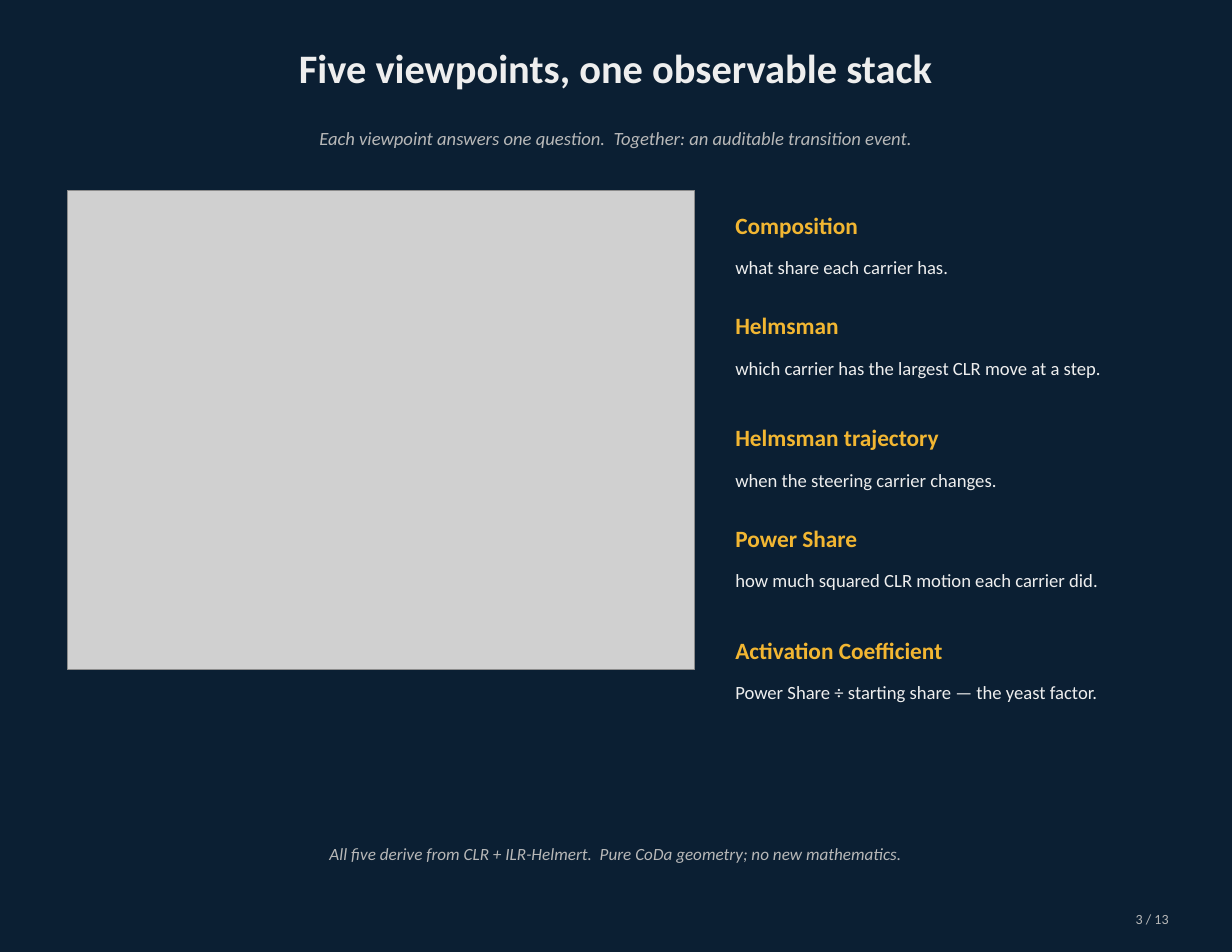
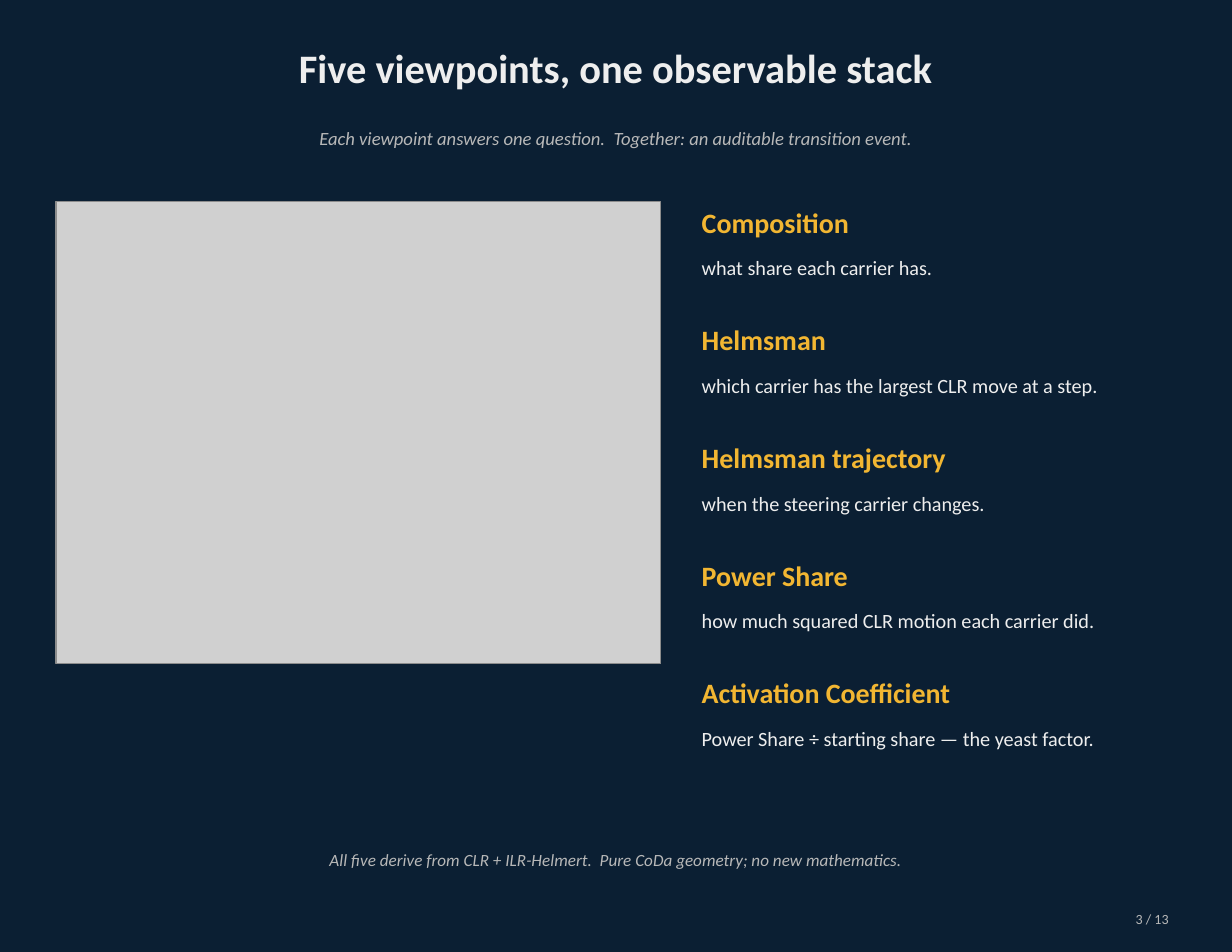
Before and after one commit to PeterHiggins19/higgins-decomposition, a slide deck: slide 3 of CODA-Association/CODAwork2026/data_outputs/CodaWork2026_FinalTalk_13Slide_2026-05-24.pptx. Drawn at 1232x952 pixels with LibreOffice and Linux fonts; fonts in the diff are those of the drawing; grey boxes stand for pictures. Boxes give left, top, right and bottom in pixels: in the first picture for what was removed or moved away, otherwise in the second. Text is boxed around its words. In the diff, an @@ line names an element or a change of style, - is before the commit and + after.

```diff
--- a/CODA-Association/CODAwork2026/data_outputs/CodaWork2026_FinalTalk_13Slide_2026-05-24.pptx
+++ b/CODA-Association/CODAwork2026/data_outputs/CodaWork2026_FinalTalk_13Slide_2026-05-24.pptx
@@ picture: place and size @@
-picture at bbox=[67, 190, 694, 670]
+picture at bbox=[56, 202, 661, 663]
@@ text "Composition": place and size @@
-text "Composition" at bbox=[735, 217, 858, 238]
+text "Composition" at bbox=[702, 213, 849, 238]
@@ text "what share each carrier has.": place and size @@
-text "what share each carrier has." at bbox=[735, 261, 948, 274]
+text "what share each carrier has." at bbox=[702, 261, 932, 275]
@@ text "Helmsman": place and size @@
-text "Helmsman" at bbox=[735, 317, 838, 334]
+text "Helmsman" at bbox=[702, 330, 826, 350]
@@ text "which carrier has the largest ...": place and size @@
-text "which carrier has the largest ..." at bbox=[735, 362, 1101, 378]
+text "which carrier has the largest ..." at bbox=[702, 379, 1097, 397]
@@ text "Helmsman trajectory": place and size @@
-text "Helmsman trajectory" at bbox=[735, 429, 939, 450]
+text "Helmsman trajectory" at bbox=[702, 448, 946, 473]
@@ text "when the steering carrier changes.": place and size @@
-text "when the steering carrier changes." at bbox=[735, 474, 996, 490]
+text "when the steering carrier changes." at bbox=[702, 497, 985, 515]
@@ text "Power Share": place and size @@
-text "Power Share" at bbox=[735, 530, 857, 547]
+text "Power Share" at bbox=[702, 566, 848, 587]
@@ text "how much squared CLR motion ...": place and size @@
-text "how much squared CLR motion ..." at bbox=[735, 574, 1098, 590]
+text "how much squared CLR motion ..." at bbox=[702, 614, 1094, 632]
@@ size 15 to 18 pt in 5 elements at bbox=[702, 213, 849, 238], bbox=[702, 330, 826, 350], bbox=[702, 448, 946, 473], bbox=[702, 566, 848, 587], bbox=[702, 683, 950, 704] @@
@@ text "Activation Coefficient": place and size @@
-text "Activation Coefficient" at bbox=[735, 642, 943, 659]
+text "Activation Coefficient" at bbox=[702, 683, 950, 704]
@@ size 12 to 13 pt in 5 elements at bbox=[702, 261, 932, 275], bbox=[702, 379, 1097, 397], bbox=[702, 497, 985, 515], bbox=[702, 614, 1094, 632], bbox=[702, 732, 1093, 750] @@
@@ text "Power Share ÷ starting share ...": place and size @@
-text "Power Share ÷ starting share ..." at bbox=[735, 686, 1097, 702]
+text "Power Share ÷ starting share ..." at bbox=[702, 732, 1093, 750]
@@ text "All five derive from CLR ...": place and size @@
-text "All five derive from CLR ..." at bbox=[329, 848, 901, 863]
+text "All five derive from CLR ..." at bbox=[329, 854, 901, 869]
```
Also in this commit, not shown: 3 other slides changed, 17 other files.
